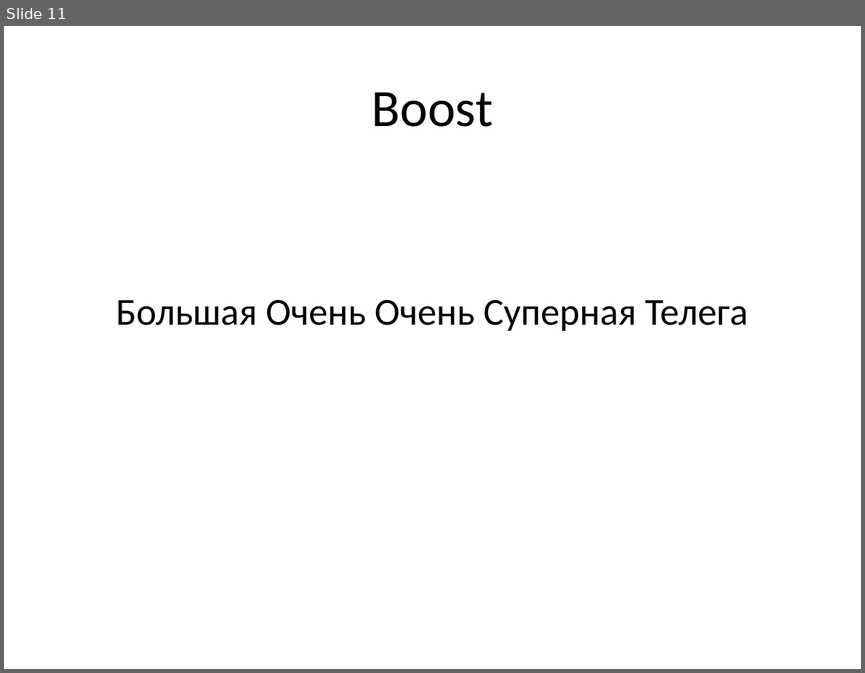
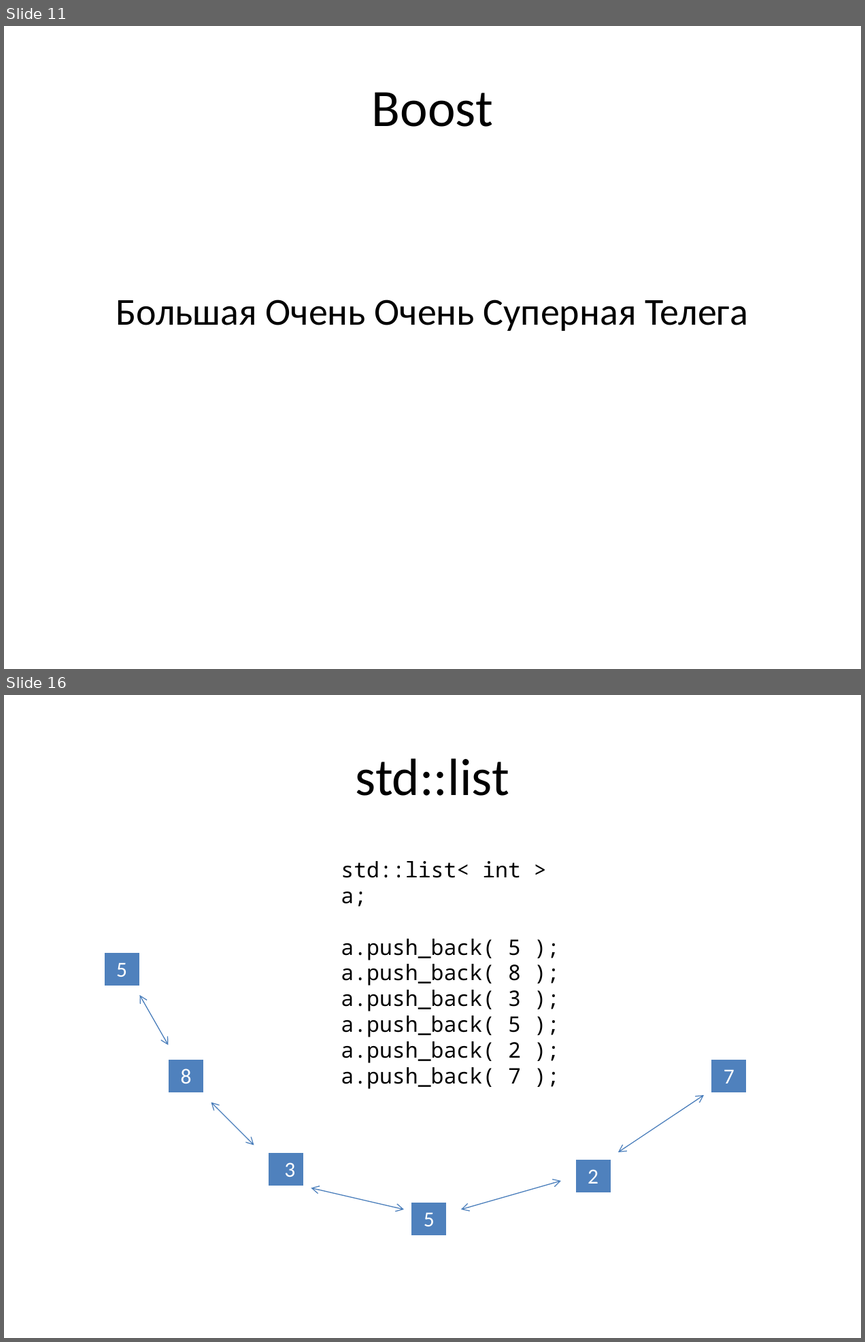
Before and after one commit to tscherkas/cpp_craft_1013, a slide deck: lections/cpp_craft_lec_2_pre.pptx. Shown one above the other, each under a label of ours: slide 11 before the commit, slides 11 and 16 after it; the slides between them are not shown. The pictures are 865x673 and 865x1342 pixels, drawn with LibreOffice and Linux fonts; fonts in the diff are those of the drawing. Boxes give left, top, right and bottom in pixels: in the first picture for what was removed or moved away, otherwise in the second. Text is boxed around its words. In the diff, an @@ line names an element or a change of style, - is before the commit and + after.

```diff
--- a/lections/cpp_craft_lec_2_pre.pptx
+++ b/lections/cpp_craft_lec_2_pre.pptx
@@ slide 16 added at (x1=4, y1=695, x2=861, y2=1338), background #FFFFFF @@
@@ title added at (x1=356, y1=758, x2=509, y2=796), 44 pt, text #000000 @@
+std::list
@@ text added at (x1=341, y1=861, x2=521, y2=1089), 18 pt, text #000000 @@
+std::list< int > a;
+a.push_back( 5 );
+a.push_back( 8 );
+a.push_back( 3 );
+a.push_back( 5 );
+a.push_back( 2 );
+a.push_back( 7 );
@@ table added at (x1=104, y1=952, x2=140, y2=987), 1 rows, 1 columns @@
+5
@@ double arrow added from (139, 995) to (169, 1045), #4B7EBC 0.75 pt @@
@@ table added at (x1=169, y1=1059, x2=205, y2=1094), 1 rows, 1 columns @@
+8
@@ table added at (x1=711, y1=1059, x2=747, y2=1094), 1 rows, 1 columns @@
+7
@@ double arrow added from (211, 1102) to (254, 1145), #4B7EBC 0.75 pt @@
@@ double arrow added from (618, 1152) to (704, 1095), #4B7EBC 0.75 pt @@
@@ table added at (x1=268, y1=1152, x2=304, y2=1187), 1 rows, 1 columns @@
+3
@@ table added at (x1=575, y1=1159, x2=611, y2=1195), 1 rows, 1 columns @@
+2
@@ double arrow added from (461, 1209) to (561, 1181), #4B7EBC 0.75 pt @@
@@ double arrow added from (311, 1187) to (404, 1209), #4B7EBC 0.75 pt @@
@@ table added at (x1=411, y1=1202, x2=447, y2=1238), 1 rows, 1 columns @@
+5
```
Also in this commit, not shown: 17 other slides added, 1 slide removed, 1 other file.
